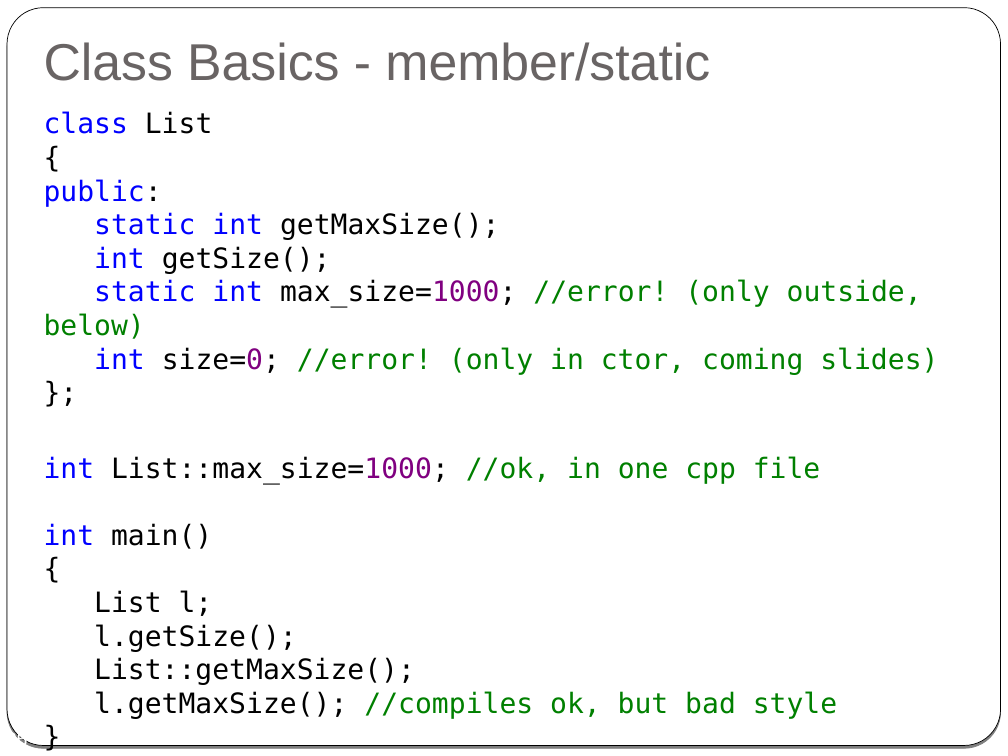
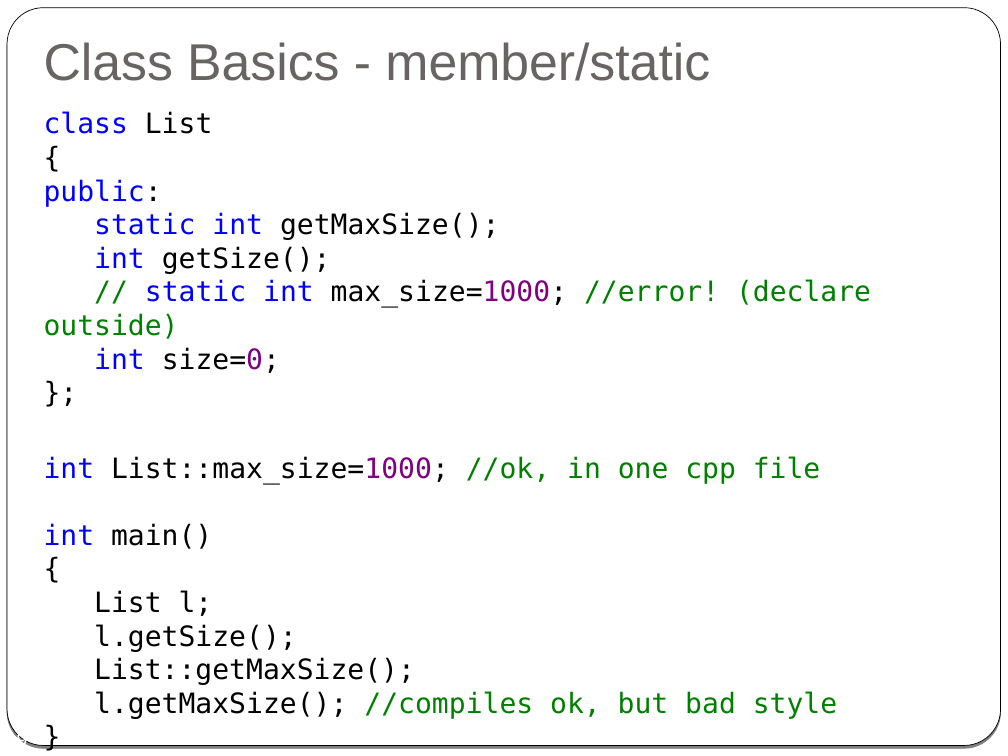
Before and after one commit to cpp-at-ariel/cpp-5778, a slide deck: slide 19 of week02-classes-constructors-destructors/slides.odp (slide 25 before the commit). Drawn at 1008x756 pixels with LibreOffice and Linux fonts; fonts in the diff are those of the drawing. Boxes give left, top, right and bottom in pixels: in the first picture for what was removed or moved away, otherwise in the second. Text is boxed around its words. In the diff, an @@ line names an element or a change of style, - is before the commit and + after.

```diff
--- a/week02-classes-constructors-destructors/slides.odp
+++ b/week02-classes-constructors-destructors/slides.odp
@@ text at (x1=44, y1=111, x2=871, y2=373): text changed; text colour #008000 to #000000 @@
-class List
-{
-public:
-static int getMaxSize();
-int getSize();
-static int max_size=1000; //error! (only outside, below)
-int size=0; //error! (only in ctor, coming slides)
-};
+class List
+{
+public:
+static int getMaxSize();
+int getSize();
+// static int max_size=1000; //error! (declare outside)
+int size=0;
+};
@@ page number at (x1=6, y1=731, x2=28, y2=745): text changed @@
-25
+19
```
Also in this commit, not shown: 4 other slides changed, 4 slides added, 11 slides removed, 3 other files.
